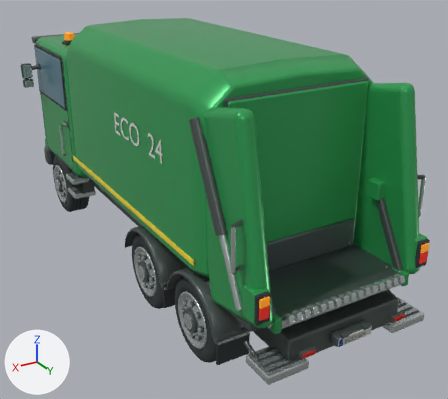
Before and after pictures for a commit that changed the glTF model vehicles/refuse_truck.glb.
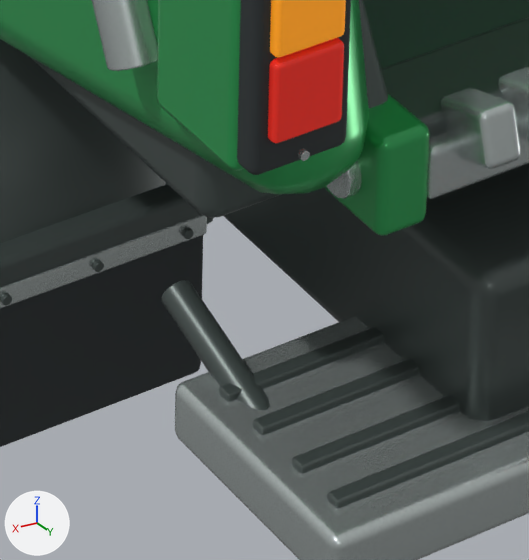
The first picture shows the older version from a 50 mm camera at (4.15, 7.96, 4.89) aimed at (-0.36, 0.44, 1.13). The close-ups show the older and then the newer version on the part from 49% to 66% of the width and 75% to 95% of the height of that picture. Only the edits that show in the close-ups are written down. Arrows for +X, +Y and +Z are at lower left; the lights stay in place. Where no turn or scale is listed for an object, it has been applied to the vertices. Vertices at exactly the same position are counted once.

Before the edit, the objects in view are built like this:
```python
me_cube = bpy.data.meshes.new('Cube')
me_cube.from_pydata(...)  # 96 vertices, 188 faces; spans x -0.8..0.8, y -3.7..3.7, z -0.16..0.16
me_cube.materials.append(mat_graphite_trim)  # dark grey #4d5755
me_cube_124 = bpy.data.meshes.new('Cube.124')
me_cube_124.from_pydata(...)  # 96 vertices, 188 faces; spans x -0.091..0.091, y -0.106..0.106, z -0.184..0.184
me_cube_124.materials.append(mat_leaf_green_enamel)  # green #35a65b
me_cube_125 = bpy.data.meshes.new('Cube.125')
me_cube_125.from_pydata(...)  # 96 vertices, 188 faces; spans x -0.084..0.084, y -0.026..0.026, z -0.169..0.169
me_cube_125.materials.append(mat_tire_rubber)  # dark grey #2c3234
me_cylinder_128 = bpy.data.meshes.new('Cylinder.128')
me_cylinder_128.from_pydata(...)  # 72 vertices, 140 faces; spans x -0.008..0.008, y -0.006..0.006, z -0.008..0.008
me_cylinder_128.materials.append(mat_brushed_equipment_metal)  # light grey #c4cdcb
ob_ladder_chassis = bpy.data.objects.new('Ladder chassis', me_cube)
ob_ladder_chassis.location = (0.0, 0.0, 0.82)
ob_rear_lamp_gasket_001 = bpy.data.objects.new('Rear lamp gasket.001', me_cube_125)
ob_rear_lamp_gasket_001.location = (1.12, 3.65, 1.46)
ob_rear_lamp_mounting_plate_001 = bpy.data.objects.new('Rear lamp mounting plate.001', me_cube_124)
ob_rear_lamp_mounting_plate_001.location = (1.12, 3.531, 1.46)
ob_rear_lamp_retaining_screw_002 = bpy.data.objects.new('Rear lamp retaining screw.002', me_cylinder_128)
ob_rear_lamp_retaining_screw_002.location = (1.12, 3.679, 1.31)
# also in view: 'Loading comb end bracket.001' at (0.91, 3.55, 1.17); 'Tail lamp.001' at (1.12, 3.68, 1.42); 'Loading comb tooth.014' at (0.68, 3.66, 1.23); 'Hopper floor wear plate' at (0.0, 3.06, 1.21); 'Loading comb bracket pin.001' at (0.97, 3.56, 1.16)
```
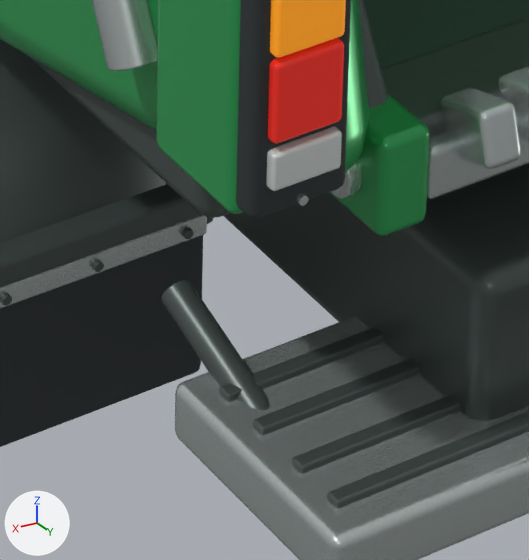
Where the newer file only moved an object's origin or applied its transform, the numbers keep the older frame.

Diff of the bpy script that builds the scene:
```diff
--- a/vehicles/refuse_truck.glb.py
+++ b/vehicles/refuse_truck.glb.py
@@ mat_reverse_lamp_clear_lens @@
+mat_reverse_lamp_clear_lens = principled_material('Reverse lamp clear lens')
+mat_reverse_lamp_clear_lens.base_color = (0.7, 0.74, 0.72)  # light grey #dadfdd
+mat_reverse_lamp_clear_lens.metallic = 0.23
+mat_reverse_lamp_clear_lens.roughness = 0.17
@@ me_cube_125 @@
 # used by ob_rear_lamp_gasket_001; location = (1.12, 3.65, 1.46)
-me_cube_125.from_pydata(...)  # 96 vertices, 188 faces; spans x -0.084..0.084, y -0.026..0.026, z -0.169..0.169
+me_cube_125.from_pydata(...)  # 96 vertices, 188 faces; spans x -0.084..0.084, y -0.026..0.026, z -0.243..0.168
+# me_cube_125 part 1: all 48 vertices in x -0.084..0.084, y -0.026..0.026, z -0.169..-0.154 are moved by (0.0, 0.0, -0.074)
 me_cube_125.materials.append(mat_tire_rubber)
@@ me_cube_124 @@
 # used by ob_rear_lamp_mounting_plate_001; location = (1.12, 3.531, 1.46)
-me_cube_124.from_pydata(...)  # 96 vertices, 188 faces; spans x -0.091..0.091, y -0.106..0.106, z -0.184..0.184
+me_cube_124.from_pydata(...)  # 96 vertices, 188 faces; spans x -0.091..0.091, y -0.106..0.106, z -0.258..0.183
+# me_cube_124 part 2: all 48 vertices in x -0.091..0.091, y -0.106..0.106, z -0.184..-0.166 are moved by (0.0, 0.0, -0.074)
 me_cube_124.materials.append(mat_leaf_green_enamel)
@@ me_cube_129_1 @@
+me_cube_129_1.from_pydata(...)  # 96 vertices, 188 faces; spans x -0.06..0.06, y -0.013..0.013, z -0.032..0.032
+me_cube_129_1.materials.append(mat_reverse_lamp_clear_lens)  # light grey #dadfdd
@@ ob_rear_lamp_retaining_screw_002 @@
 ob_rear_lamp_retaining_screw_002 = bpy.data.objects.new('Rear lamp retaining screw.002', me_cylinder_128)
-ob_rear_lamp_retaining_screw_002.location = (1.12, 3.679, 1.31)
+ob_rear_lamp_retaining_screw_002.location = (1.12, 3.679, 1.234)
@@ ob_reversing_lens_001 @@
+ob_reversing_lens_001 = bpy.data.objects.new('Reversing lens.001', me_cube_129_1)
+ob_reversing_lens_001.location = (1.12, 3.68, 1.304)
```

Where the change shows, as pixel boxes [x1, y1, x2, y2] in the close-ups (529 x 560 px):
'Rear lamp mounting plate.001', reshaped: before [157, 0, 244, 171]; after [156, 0, 243, 214]
'Rear lamp gasket.001', reshaped: before [237, 0, 351, 175]; after [236, 0, 351, 219]
'Reversing lens.001', added: after [266, 127, 342, 191]
'Rear lamp retaining screw.002', moved: before [297, 148, 310, 161]; after [296, 193, 309, 206]
